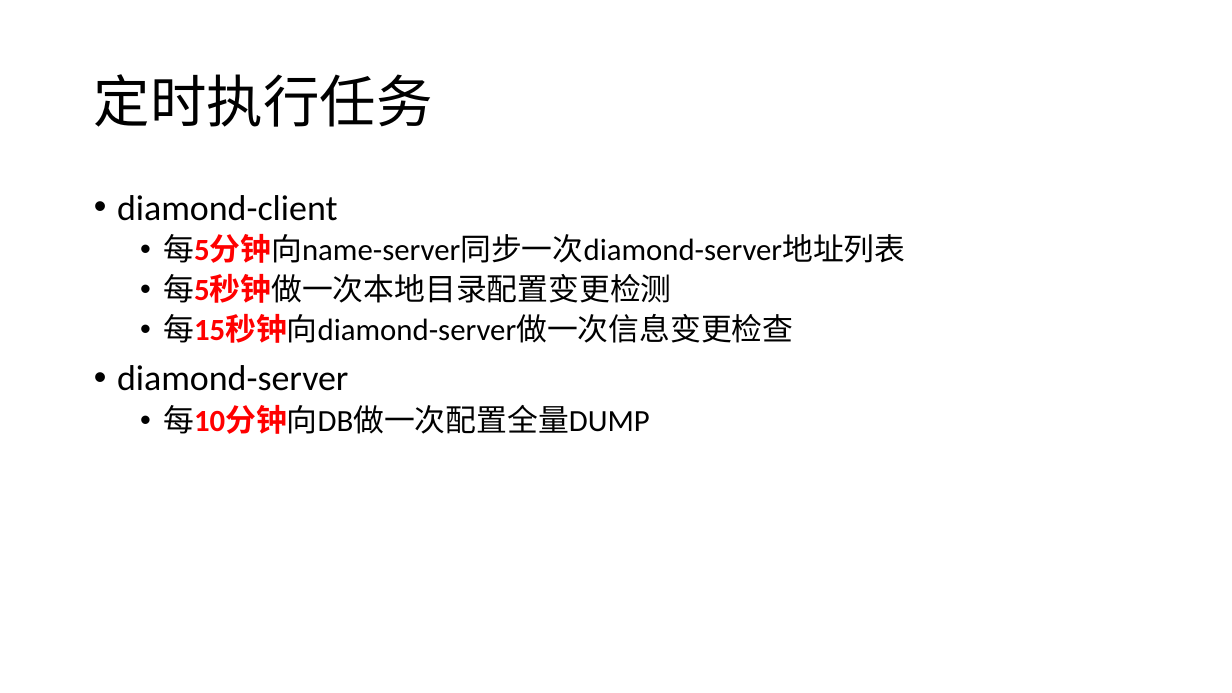
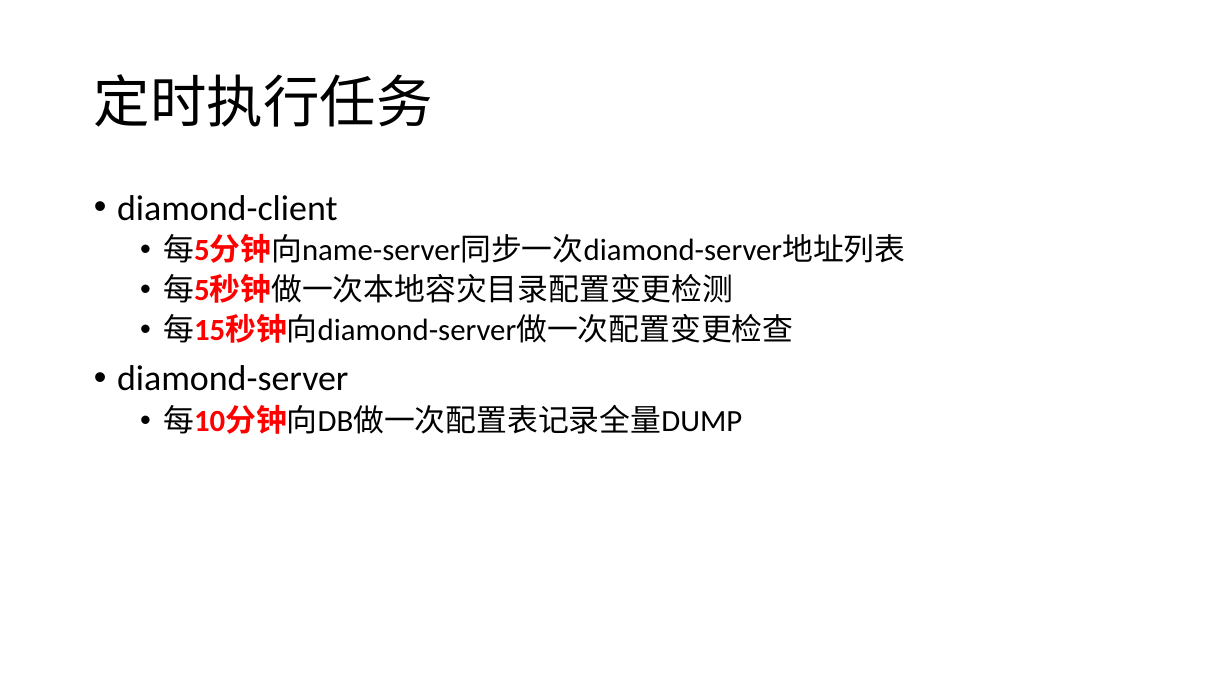
Before and after one commit to bingoohuang/diamond-miner, a slide deck: slide 10 of Diamond Miner Intro.pptx. Drawn at 1232x693 pixels with LibreOffice and Linux fonts; fonts in the diff are those of the drawing. Boxes give left, top, right and bottom in pixels: in the first picture for what was removed or moved away, otherwise in the second. Text is boxed around its words. In the diff, an @@ line names an element or a change of style, - is before the commit and + after.

```diff
--- a/Diamond Miner Intro.pptx
+++ b/Diamond Miner Intro.pptx
@@ text at <box>163,274,793,343</box>: text changed @@
-  • 每5秒钟做一次本地目录配置变更检测
-  • 每15秒钟向diamond-server做一次信息变更检查
+  • 每5秒钟做一次本地容灾目录配置变更检测
+  • 每15秒钟向diamond-server做一次配置变更检查
@@ text at <box>163,405,742,434</box>: text changed @@
-  • 每10分钟向DB做一次配置全量DUMP
+  • 每10分钟向DB做一次配置表记录全量DUMP
```
Also in this commit, not shown: 2 other slides changed, 4 other files.
